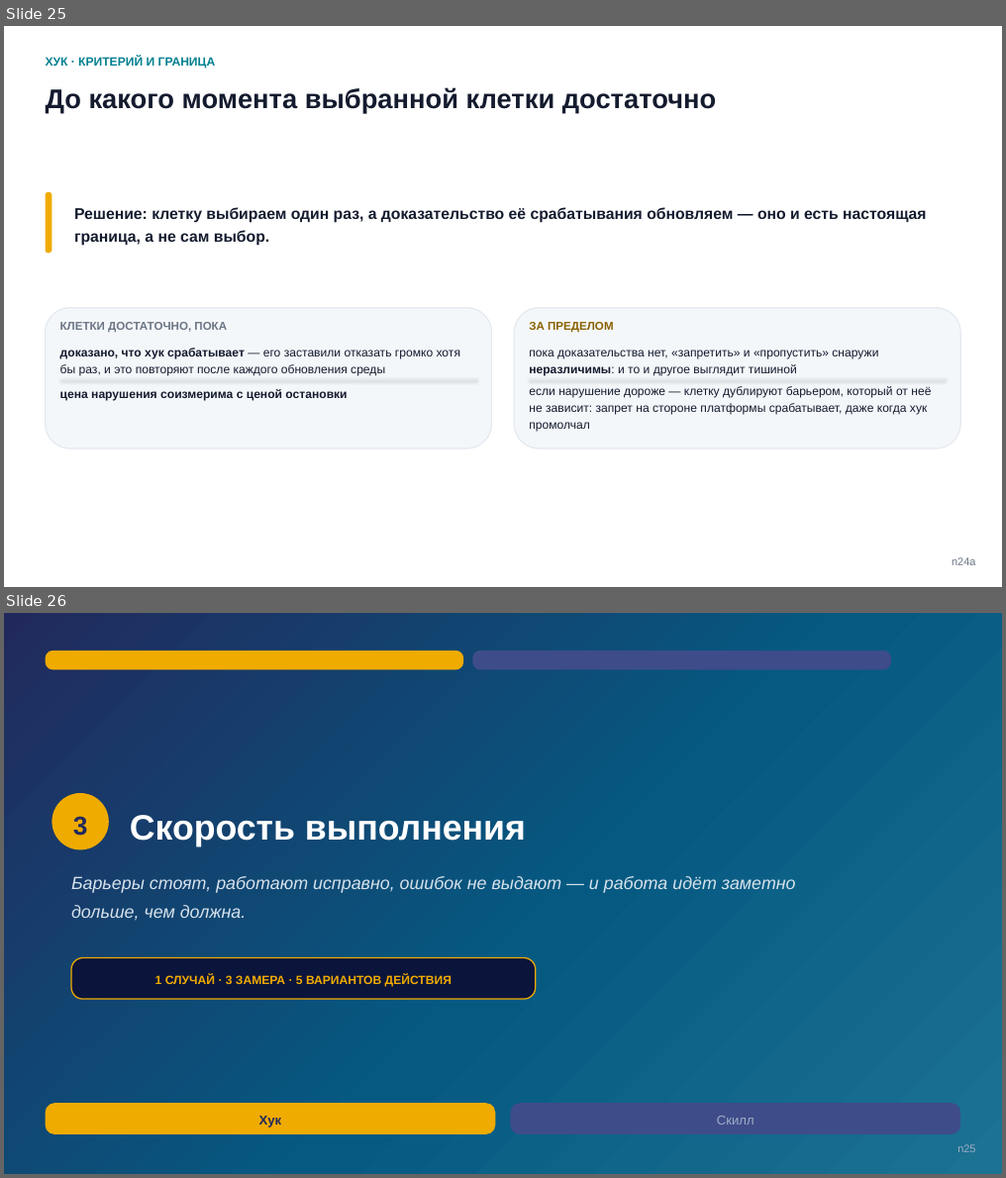
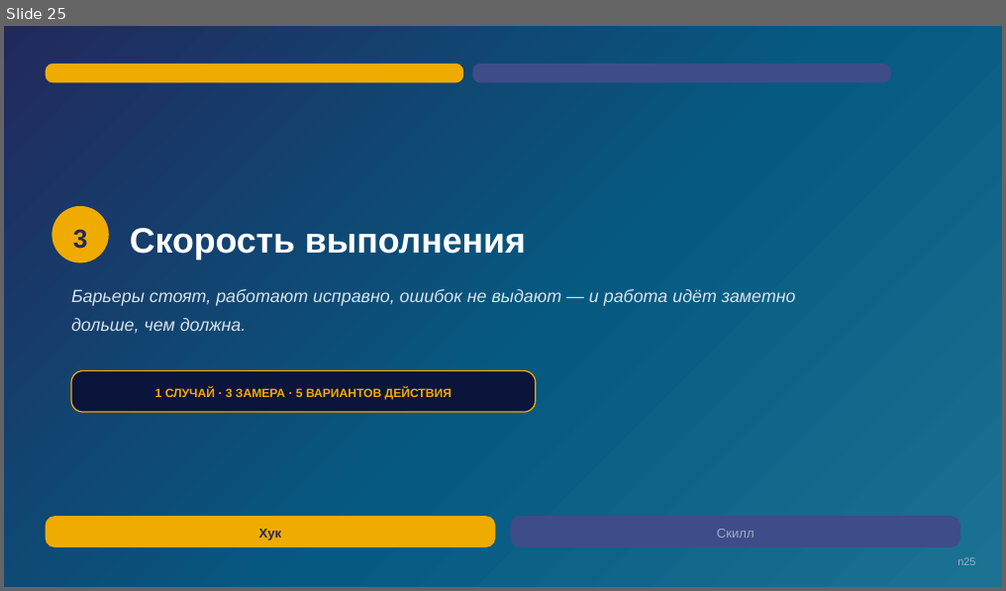
Before and after one commit to tellina-study/AI-usage-lessons, a slide deck: library/seminars/sem-05/rendered/sem-05.pptx. Shown one above the other, each under a label of ours: slides 25 and 26 before the commit, slide 25 after it. The pictures are 1006x1178 and 1006x591 pixels, drawn with LibreOffice and Linux fonts; fonts in the diff are those of the drawing. Boxes give left, top, right and bottom in pixels: in the first picture for what was removed or moved away, otherwise in the second. Text is boxed around its words. In the diff, an @@ line names an element or a change of style, - is before the commit and + after.

```diff
--- a/library/seminars/sem-05/rendered/sem-05.pptx
+++ b/library/seminars/sem-05/rendered/sem-05.pptx
@@ slide 25 removed at <box>4,26,1002,587</box>, background #FFFFFF @@
@@ text removed at <box>46,56,216,68</box> @@
-ХУК · КРИТЕРИЙ И ГРАНИЦА
@@ text removed at <box>46,87,716,113</box> @@
-До какого момента выбранной клетки достаточно
@@ rounded rectangle removed at <box>46,192,52,254</box> @@
@@ text removed at <box>74,207,926,246</box> @@
-Решение: клетку выбираем один раз, а доказательство её срабатывания обновляем — оно и есть настоящая граница, а не сам выбор.
@@ rounded rectangle removed at <box>46,308,491,449</box> @@
@@ text removed at <box>60,322,227,333</box> @@
-КЛЕТКИ ДОСТАТОЧНО, ПОКА
@@ rounded rectangle removed at <box>515,308,960,449</box> @@
@@ text removed at <box>529,322,613,333</box> @@
-ЗА ПРЕДЕЛОМ
@@ text removed at <box>60,348,460,375</box> @@
-доказано, что хук срабатывает — его заставили отказать громко хотя бы раз, и это повторяют после каждого обновления среды
@@ text removed at <box>529,350,878,375</box> @@
-пока доказательства нет, «запретить» и «пропустить» снаружи неразличимы: и то и другое выглядит тишиной
@@ line removed from (60, 379) to (477, 379) @@
@@ line removed from (529, 379) to (945, 379) @@
@@ text removed at <box>60,389,347,400</box> @@
-цена нарушения соизмерима с ценой остановки
@@ text removed at <box>529,386,931,432</box> @@
-если нарушение дороже — клетку дублируют барьером, который от неё не зависит: запрет на стороне платформы срабатывает, даже когда хук промолчал
@@ text removed at <box>951,558,975,566</box> @@
-n24a
@@ what was slide 26 is now slide 25 @@
```
Also in this commit, not shown: 1 slide changed, 8 slides added, 8 other slides removed, 19 other files.
